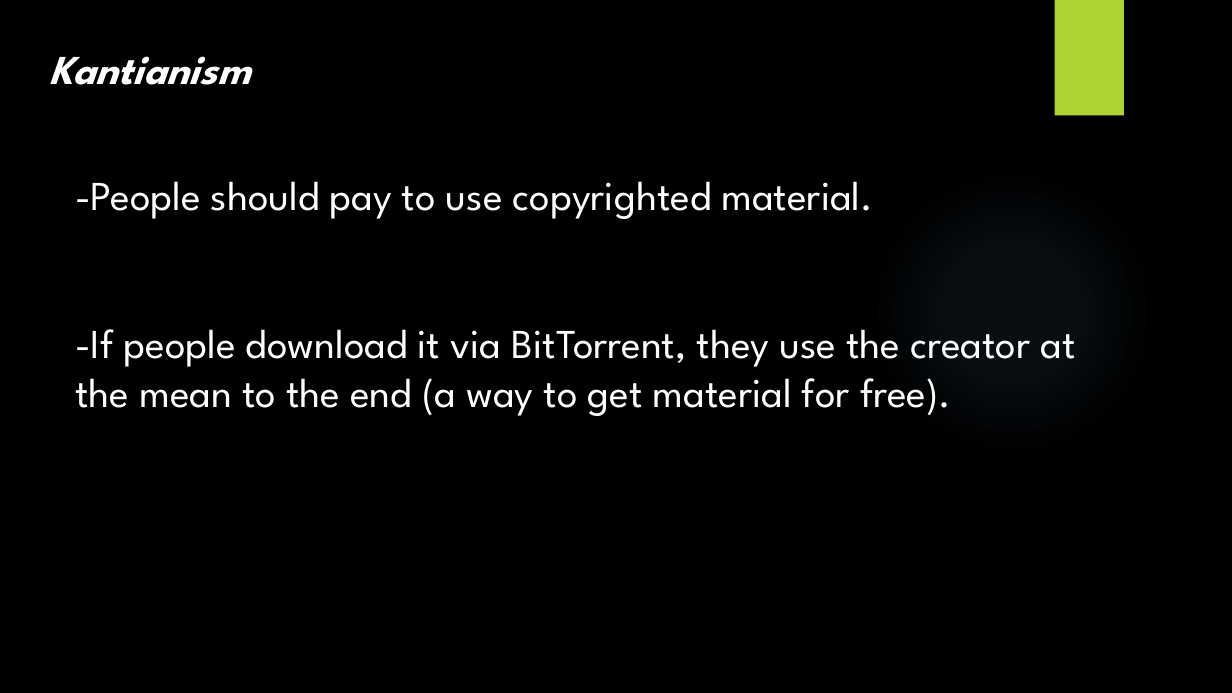
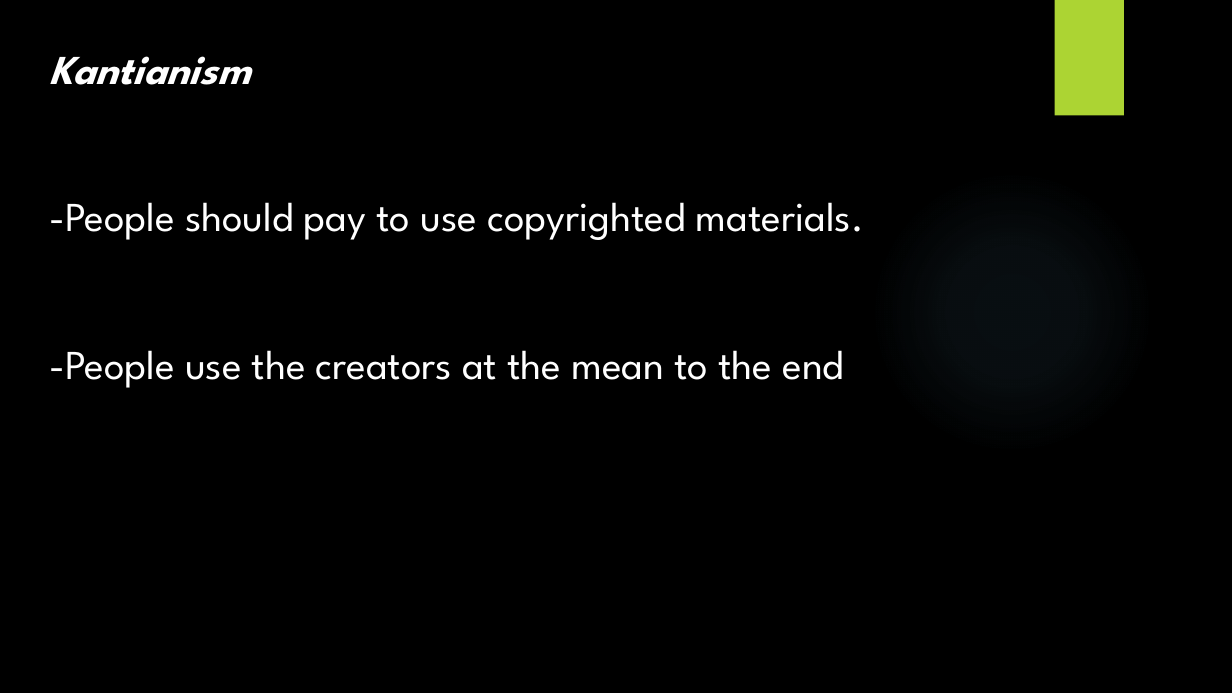
Before and after one commit to ttpro1995/ethics_final_latex, a slide deck: slide 14 of 1351040_1351030.pptx. Drawn at 1232x693 pixels with LibreOffice and Linux fonts; fonts in the diff are those of the drawing; background and template pictures are left out. Boxes give left, top, right and bottom in pixels: in the first picture for what was removed or moved away, otherwise in the second. Text is boxed around its words. In the diff, an @@ line names an element or a change of style, - is before the commit and + after.

```diff
--- a/1351040_1351030.pptx
+++ b/1351040_1351030.pptx
@@ text at [49,202,864,388]: text changed @@
--People should pay to use copyrighted material.
--If people download it via BitTorrent, they use the creator at the mean to the end (a way to get material for free).
+-People should pay to use copyrighted materials.
+-People use the creators at the mean to the end
```
Also in this commit, not shown: 8 other slides changed, 3 slides added, 2 slides removed, 3 other files.
